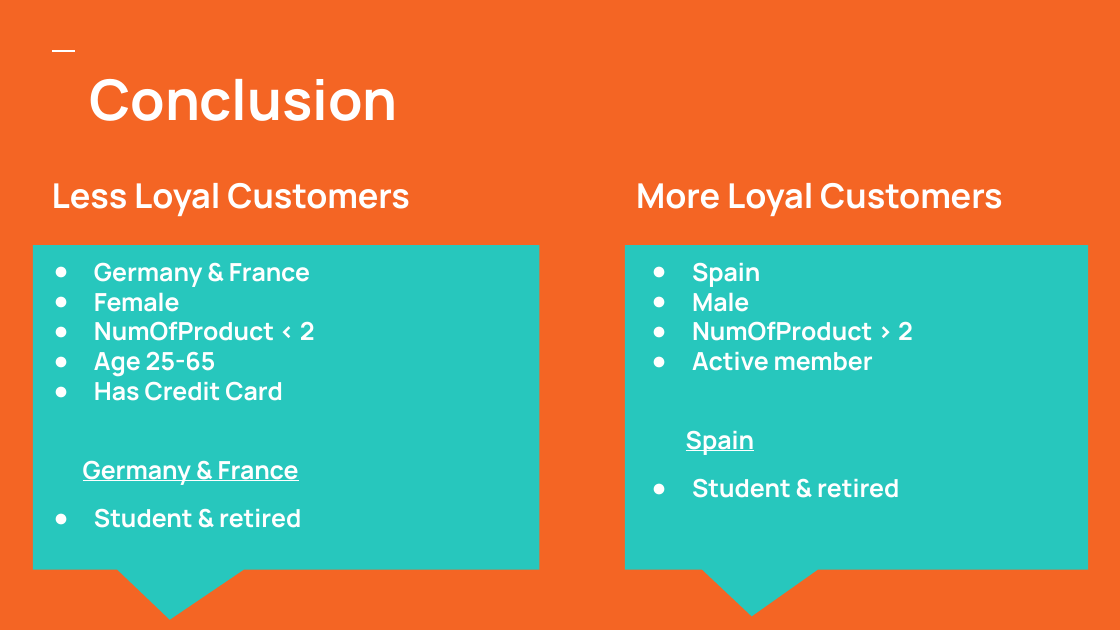
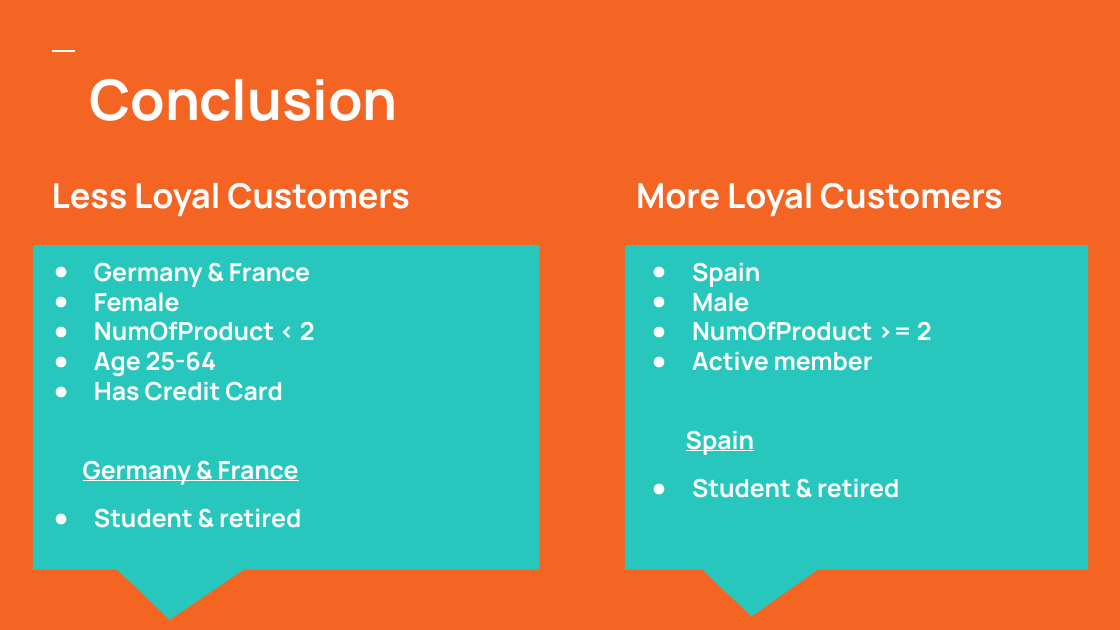
Before and after one commit to ezgicn/Project_EDA, a slide deck: slide 6 of Potential churners_EzgiNazman.pptx. Drawn at 1120x630 pixels with LibreOffice and Linux fonts; fonts in the diff are those of the drawing. Boxes give left, top, right and bottom in pixels: in the first picture for what was removed or moved away, otherwise in the second. Text is boxed around its words. In the diff, an @@ line names an element or a change of style, - is before the commit and + after.

```diff
--- a/Potential churners_EzgiNazman.pptx
+++ b/Potential churners_EzgiNazman.pptx
@@ title at (692, 321, 932, 341): text changed @@
-● NumOfProduct > 2
+● NumOfProduct >= 2
@@ title at (94, 351, 216, 377): text changed @@
-● Age 25-65
+● Age 25-64
```
Also in this commit, not shown: 1 other slide changed.
